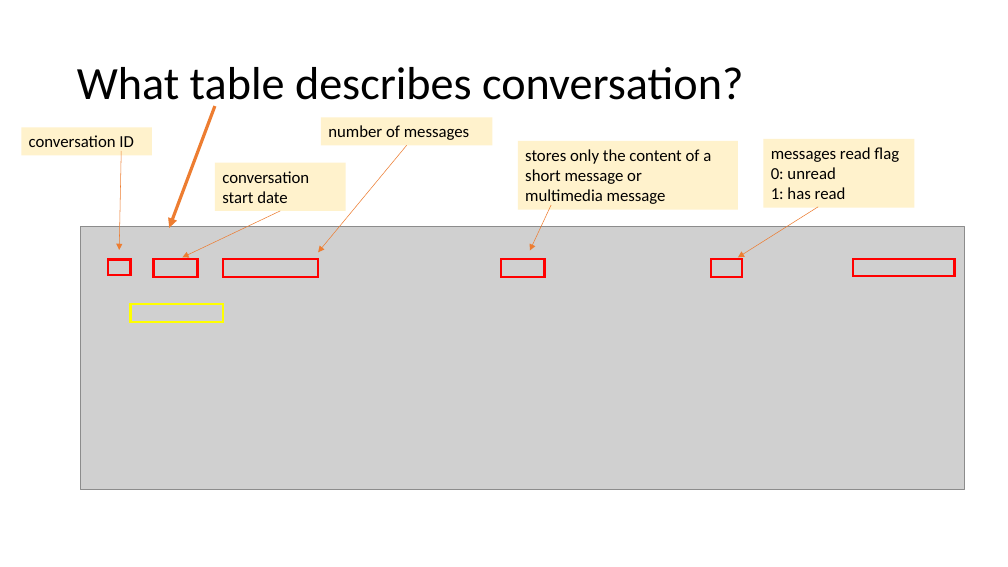
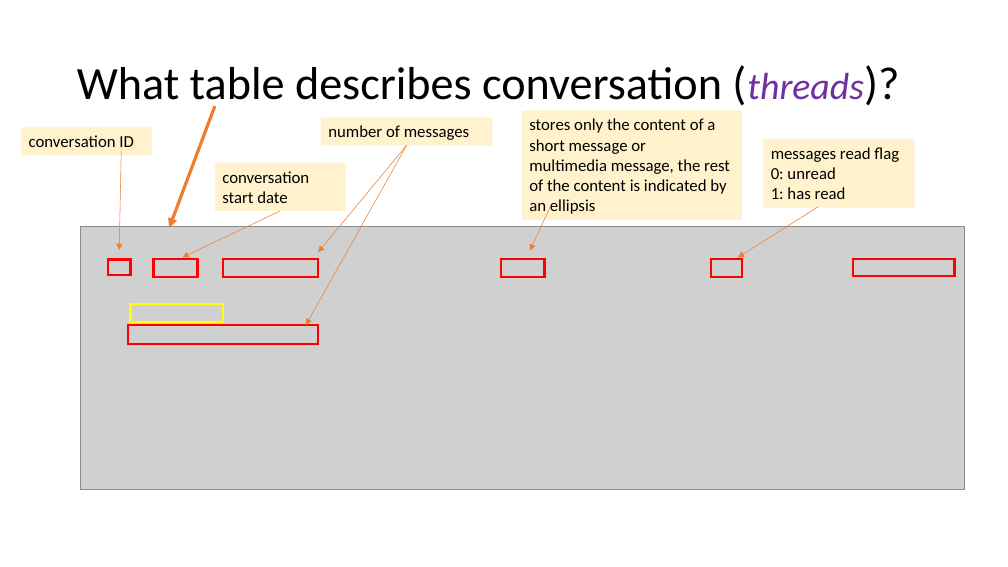
Before and after one commit to frankwxu/digital-forensics-lab, a slide deck: slide 21 of Andriod10/5_1_1_AOSP_App_Investigations_Messaging.pptx. Drawn at 1008x567 pixels with LibreOffice and Linux fonts; fonts in the diff are those of the drawing; grey boxes stand for pictures; background and template pictures are left out. Boxes give left, top, right and bottom in pixels: in the first picture for what was removed or moved away, otherwise in the second. Text is boxed around its words. In the diff, an @@ line names an element or a change of style, - is before the commit and + after.

```diff
--- a/Andriod10/5_1_1_AOSP_App_Investigations_Messaging.pptx
+++ b/Andriod10/5_1_1_AOSP_App_Investigations_Messaging.pptx
@@ title at bbox=[77, 67, 864, 111]: text changed @@
-What table describes conversation?
+What table describes conversation (threads)?
@@ rectangle "stores only the content of ...": place and size @@
-rectangle "stores only the content of ..." at bbox=[518, 141, 738, 209]
+rectangle "stores only the content of ..." at bbox=[522, 110, 742, 220]
@@ text in rectangle at bbox=[529, 118, 730, 214]: text changed @@
-stores only the content of a short message or multimedia message
+stores only the content of a short message or multimedia message, the rest of the content is indicated by an ellipsis
@@ arrow added from (407, 145) to (306, 325), #ED7D31 0.5 pt @@
@@ rectangle added at bbox=[128, 325, 318, 344], outline #FF0000 2.25 pt @@
```
Also in this commit, not shown: 8 other slides changed, 2 slides removed, 3 other files.
